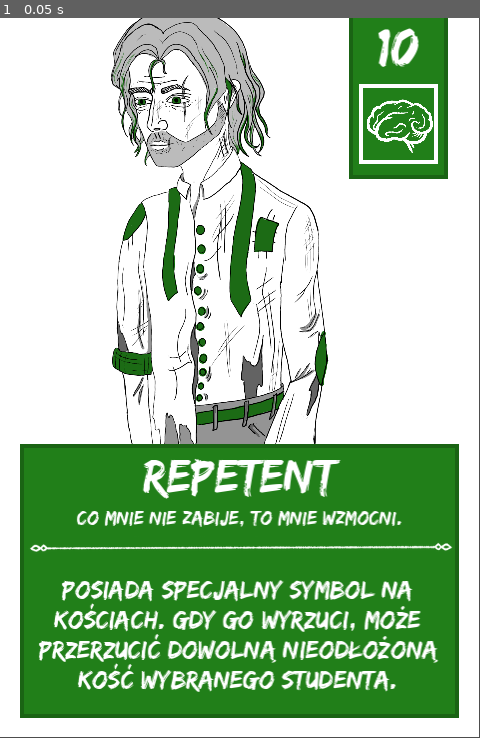
Above: before the commit, frame 1.
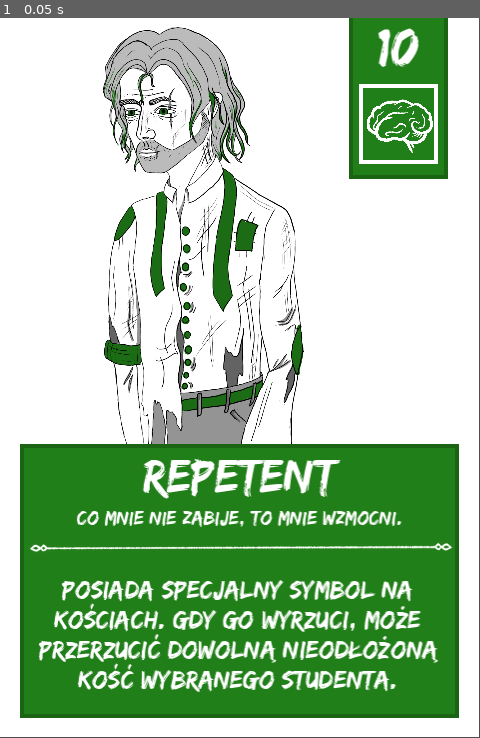
Above: after the commit, the same moment.

Repository: Kris0211/card_gen
Game: Godot game, scene res://cards/students/Repetent.tscn
Two runs of this game, one before a commit and one after it. Both use one fixed random seed, a clock stepped at 60 frames per second and the inputs below. This scene is started directly instead of the project's main scene.
Inputs:
- Up to frame 1 (0.05 s): no input

The runs differ from the first frame. In frame 1, 11% of the frame differs, in the area x 21-69%, y 0-60%.

Commit message:
minor changes

Diff:
--- a/cards/students/Repetent.tscn
+++ b/cards/students/Repetent.tscn
@@ -16,8 +16,9 @@
 self_modulate = Color(0.129412, 0.498039, 0.0980392, 1)
 
 [node name="Image" parent="." index="2"]
-offset_left = -32.0403
-offset_right = 426.96
+offset_left = -10.0126
+offset_top = 2.0
+offset_right = 375.987
 texture = ExtResource("2_oj8w2")
 
 [node name="PanelPsycha" parent="." index="3"]
--- a/logic/StatedCard.tscn
+++ b/logic/StatedCard.tscn
@@ -151,9 +151,10 @@
 
 [node name="Stats" type="VBoxContainer" parent="."]
 layout_mode = 1
-offset_left = 390.0
-offset_right = 470.0
-offset_bottom = 719.0
+offset_left = 391.0
+offset_top = -1.0
+offset_right = 471.0
+offset_bottom = 718.0
 theme_override_constants/separation = 50
 alignment = 1
 
@@ -185,6 +186,7 @@
 theme_override_styles/panel = ExtResource("5_yly75")
 
 [node name="Icon" type="TextureRect" parent="Stats/Stat1/Panel"]
+self_modulate = Color(1, 0, 0, 1)
 layout_mode = 0
 offset_right = 80.0
 offset_bottom = 80.0
@@ -215,6 +217,7 @@
 theme_override_styles/panel = ExtResource("5_yly75")
 
 [node name="Icon" type="TextureRect" parent="Stats/Stat2/Panel"]
+self_modulate = Color(1, 0, 0, 1)
 layout_mode = 0
 offset_right = 80.0
 offset_bottom = 80.0
@@ -245,6 +248,7 @@
 theme_override_styles/panel = ExtResource("5_yly75")
 
 [node name="Icon" type="TextureRect" parent="Stats/Stat3/Panel"]
+self_modulate = Color(1, 0, 0, 1)
 layout_mode = 0
 offset_right = 80.0
 offset_bottom = 80.0
--- a/themes/StatBox.tres
+++ b/themes/StatBox.tres
@@ -1,9 +1,9 @@
 [gd_resource type="StyleBoxFlat" format=3 uid="uid://bsuji6wg3ernk"]
 
 [resource]
-bg_color = Color(0.121569, 0.121569, 0.121569, 1)
+bg_color = Color(0.109804, 0.0313726, 0.0352941, 1)
 border_width_left = 2
 border_width_top = 2
 border_width_right = 2
 border_width_bottom = 2
-border_color = Color(1, 1, 1, 1)
+border_color = Color(1, 0, 0, 1)
